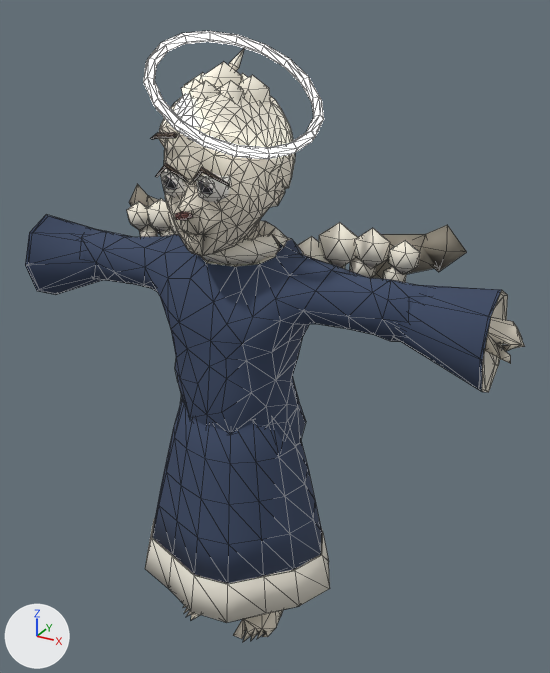
Two versions of the glTF model game/assets/genius/bodies/kith-angel.glb, one commit apart.
One viewpoint serves both versions: a 50 mm lens placed at (0.401, -0.66, 0.695), pointed at (0.033, 0.009, 0.36). Lighting does not change. The marker at lower left points along +X, +Y and +Z. The picture after the commit comes second. Mesh edges are drawn as thin lines. Vertices at exactly the same position are counted once.

The first picture shows 'Body', 'beat_wing_l', 'beat_wing_r', 'blink_eye_l', 'blink_eye_r', 'sway_halo'.
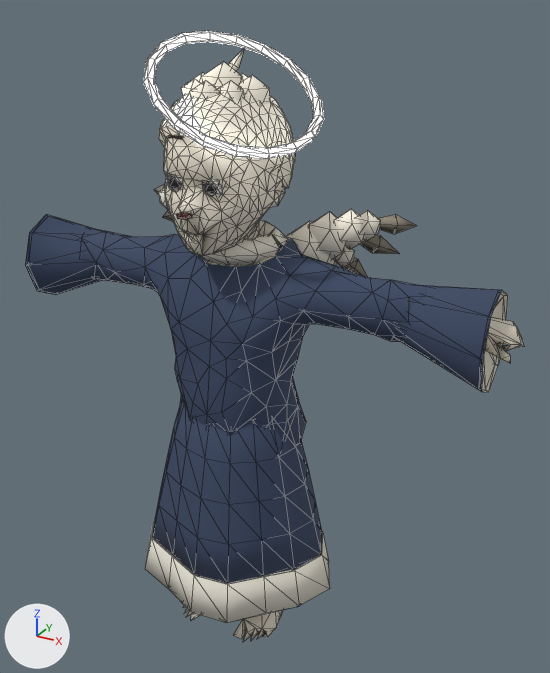
Patch to the scene script:
```diff
--- a/game/assets/genius/bodies/kith-angel.glb.py
+++ b/game/assets/genius/bodies/kith-angel.glb.py
@@ me_body @@
-me_body.from_pydata(...)  # 1370 vertices, 2640 faces; spans x -0.297..0.297, y -0.126..0.084, z 0.001..0.656
+me_body.from_pydata(...)  # 1352 vertices, 2612 faces; spans x -0.297..0.297, y -0.126..0.084, z 0.001..0.656
+# me_body part 1: the loose piece of 12 vertices spanning x -0.041..0.0, y -0.102..-0.087, z 0.542..0.562 is deleted
+# me_body part 2: 16 vertices moved from x -0.008..0.043, y -0.105..-0.085, z 0.542..0.589 to x -0.037..0.038, y -0.11..-0.073, z 0.514..0.585; 32 vertices removed from x -0.044..0.044, y -0.112..-0.085, z 0.511..0.589; 26 vertices added at x -0.038..0.037, y -0.11..-0.073, z 0.512..0.585
 me_body.materials.append(mat_bone_angel)
@@ me_beat_wing_l @@
-me_beat_wing_l.from_pydata(...)  # 132 vertices, 212 faces; spans x -0.018..0.193, y -0.016..0.052, z -0.029..0.073
+me_beat_wing_l.from_pydata(...)  # 144 vertices, 232 faces; spans x -0.039..0.143, y -0.02..0.039, z -0.047..0.087
+# me_beat_wing_l part 3: a new loose piece, an icosphere of 20 faces spanning x 0.009..0.067, y -0.011..0.022, z 0.005..0.069, in mat_feather_down (pale yellow #f2ecdc)
+# me_beat_wing_l part 4: a new loose piece, an icosphere of 20 faces spanning x 0.036..0.084, y -0.006..0.022, z 0.028..0.082, in mat_feather_down (pale yellow #f2ecdc)
+# me_beat_wing_l part 5: a new loose piece, an icosphere of 20 faces spanning x 0.064..0.102, y -0.001..0.021, z 0.043..0.086, in mat_feather_down (pale yellow #f2ecdc)
+# me_beat_wing_l part 6: the loose piece of 12 vertices spanning x 0.12..0.145, y 0.003..0.019, z 0.008..0.036 is moved by (-0.058, 0.002, 0.014)
+# me_beat_wing_l part 7: a new loose piece, an icosphere of 20 faces spanning x 0.085..0.114, y 0.004..0.02, z 0.055..0.087, in mat_feather_down (pale yellow #f2ecdc)
+# me_beat_wing_l part 8: 7 loose pieces with 78 vertices, spanning x -0.018..0.193, y -0.016..0.052, z -0.029..0.073, are deleted
+# me_beat_wing_l part 9: 36 vertices removed from x 0.016..0.167, y -0.013..0.044, z -0.003..0.072; 18 vertices added at x 0.049..0.143, y 0.011..0.039, z 0.005..0.08
+# other edits to the shape of me_beat_wing_l do not show in these pictures
 me_beat_wing_l.materials.append(mat_feather_down)
@@ me_beat_wing_r @@
-me_beat_wing_r.from_pydata(...)  # 132 vertices, 212 faces; spans x -0.193..0.018, y -0.016..0.052, z -0.029..0.073
+me_beat_wing_r.from_pydata(...)  # 144 vertices, 232 faces; spans x -0.143..0.039, y -0.02..0.039, z -0.047..0.087
+# me_beat_wing_r part 10: the loose piece of 12 vertices spanning x -0.145..-0.12, y 0.003..0.019, z 0.008..0.036 is moved by (0.058, 0.002, 0.014)
+# me_beat_wing_r part 11: a new loose piece, an icosphere of 20 faces spanning x -0.114..-0.085, y 0.004..0.02, z 0.055..0.087, in mat_feather_down (pale yellow #f2ecdc)
+# me_beat_wing_r part 12: 7 loose pieces with 78 vertices, spanning x -0.193..0.018, y -0.016..0.052, z -0.029..0.073, are deleted
+# me_beat_wing_r part 13: 36 vertices removed from x -0.167..-0.016, y -0.013..0.044, z -0.003..0.072; 18 vertices added at x -0.143..-0.049, y 0.011..0.039, z 0.005..0.08
+# other edits to the shape of me_beat_wing_r do not show in these pictures
 me_beat_wing_r.materials.append(mat_feather_down)
@@ ob_blink_eye_l @@
 ob_blink_eye_l = bpy.data.objects.new('blink_eye_l', me_blink_eye_l)
-ob_blink_eye_l.location = (0.019, -0.081, 0.542)
+ob_blink_eye_l.location = (0.019, -0.078, 0.542)
@@ ob_blink_eye_r @@
 ob_blink_eye_r = bpy.data.objects.new('blink_eye_r', me_blink_eye_r)
-ob_blink_eye_r.location = (-0.019, -0.081, 0.542)
+ob_blink_eye_r.location = (-0.019, -0.078, 0.542)
```

Boxes [x1, y1, x2, y2] around the edits, measured in the pictures (550 x 673 px; the box of a moved part takes in the faces that stretch with it):
'beat_wing_l', reshaped
    before: [297, 222, 467, 283]
    after: [286, 209, 417, 277]
'beat_wing_r', reshaped (mostly hidden afterwards)
    before: [127, 184, 179, 237]
    after: [154, 185, 173, 221]
'blink_eye_l', moved
    before: [196, 172, 231, 203]
    after: [202, 179, 224, 197]
'blink_eye_r', moved
    before: [160, 169, 186, 197]
    after: [166, 174, 184, 191]
part 1 of me_body, deleted
    before: [155, 163, 187, 181]
part 2 of me_body, moved or reshaped
    before: [150, 133, 230, 221]
    after: [169, 135, 192, 220]
part 3 of me_beat_wing_l, added (pale yellow)
    after: [286, 221, 330, 263]
part 4 of me_beat_wing_l, added (pale yellow)
    after: [308, 211, 347, 260]
part 5 of me_beat_wing_l, added (pale yellow)
    after: [334, 209, 365, 250]
part 6 of me_beat_wing_l, moved or reshaped
    before: [383, 266, 406, 283]
    after: [335, 248, 355, 268]
part 7 of me_beat_wing_l, added (pale yellow)
    after: [358, 210, 380, 241]
part 8 of me_beat_wing_l, deleted
    before: [326, 225, 467, 278]
part 9 of me_beat_wing_l, moved or reshaped
    before: [297, 222, 435, 279]
    after: [344, 215, 417, 277]
part 10 of me_beat_wing_r, moved or reshaped (not visible afterwards)
    before: [139, 225, 158, 237]
part 11 of me_beat_wing_r, added
    after: [159, 188, 168, 210]
part 12 of me_beat_wing_r, deleted
    before: [127, 184, 175, 236]
part 13 of me_beat_wing_r, moved or reshaped (mostly hidden)
    before: [147, 195, 179, 235]
    after: [154, 185, 173, 221]
